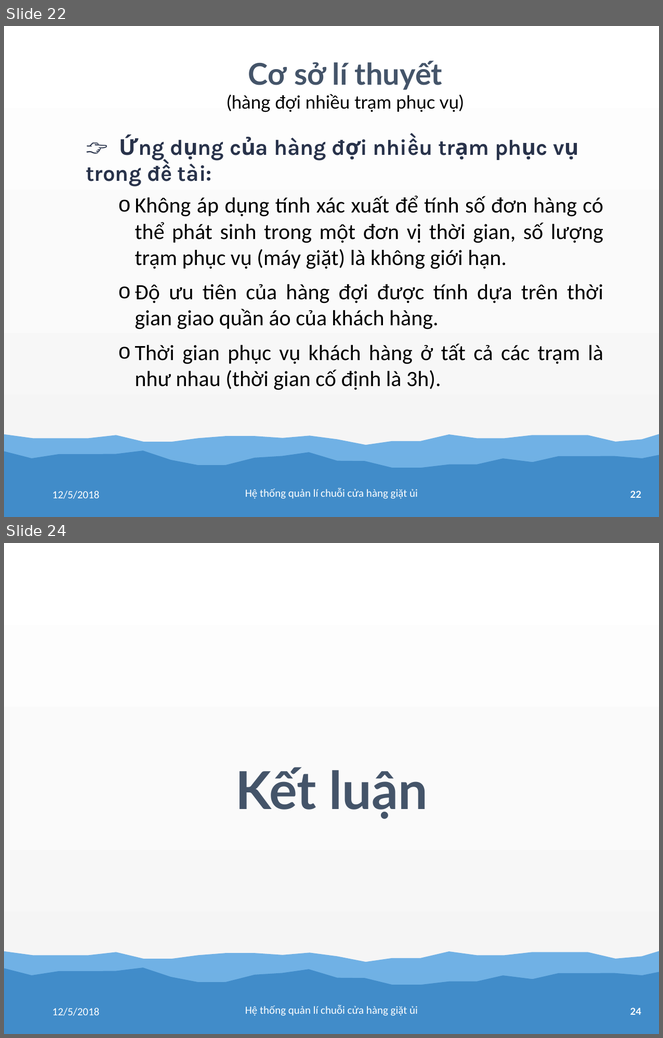
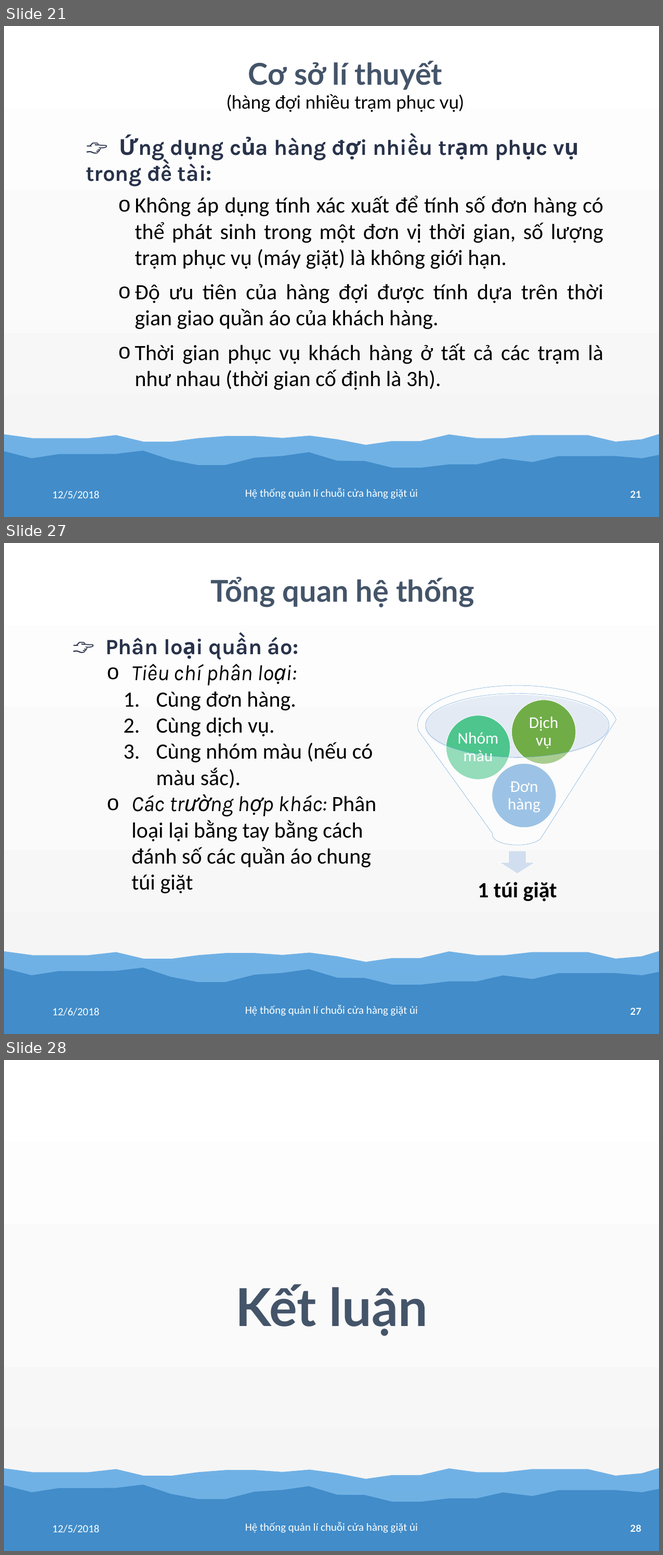
Before and after one commit to tranhoanghuan/Lu-n-v-n, a slide deck: baoCao/bao_cao.pptx. Shown one above the other, each under a label of ours: slides 22 and 24 before the commit, slides 21, 27 and 28 after it; the slides between them are not shown. The pictures are 663x1038 and 663x1555 pixels, drawn with LibreOffice and Linux fonts; fonts in the diff are those of the drawing. Boxes give left, top, right and bottom in pixels: in the first picture for what was removed or moved away, otherwise in the second. Text is boxed around its words. In the diff, an @@ line names an element or a change of style, - is before the commit and + after.

```diff
--- a/baoCao/bao_cao.pptx
+++ b/baoCao/bao_cao.pptx
@@ slide 27 added at (4,543,659,1034), background gradient #FFFFFF to #FBFBFB to #F2F2F2; not listed: 3 template elements that a slide beside it also shows @@
@@ text added at (210,577,474,607), 66 pt, text #445469, bold @@
+Tổng quan hệ thống
@@ text added at (105,637,377,894), 48 pt, text #000000 @@
+👉 Phân loại quần áo:
+o Tiêu chí phân loại:
+  1. Cùng đơn hàng.
+  2. Cùng dịch vụ.
+  3. Cùng nhóm màu (nếu có màu sắc).
+o Các trường hợp khác: Phân loại lại bằng tay bằng cách đánh số các quần áo chung túi giặt
@@ group added at (418,685,617,902): 4 ellipses, 4 texts, 1 down arrow, 1 funnel @@
+1 túi giặt
+Đơn hàng
+Nhóm màu
+Dịch vụ
@@ text added at (52,1008,100,1016), 24 pt, text #FFFFFF @@
+12/6/2018
@@ text added at (245,1005,418,1016), 24 pt, text #FFFFFF @@
+Hệ thống quản lí chuỗi cửa hàng giặt ủi
@@ what was slide 22 is now slide 21 @@
@@ page number at (631,491,642,498): text changed @@
-22
+21
@@ what was slide 24 is now slide 28 @@
@@ page number at (631,1525,642,1532): text changed @@
-24
+28
```
Also in this commit, not shown: 2 slides changed, 3 other slides added.
